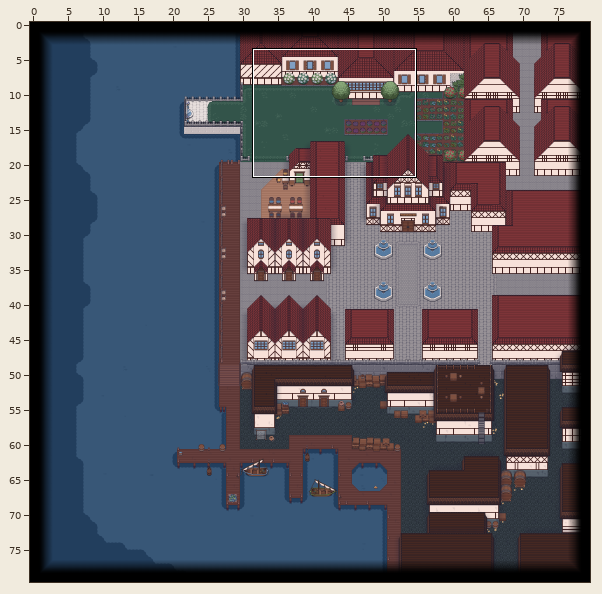
Tiled map (JSON) -- office.tmj. The first picture is a wide view before the edit; the outline marks the close-up.
Close-up. First the earlier version:
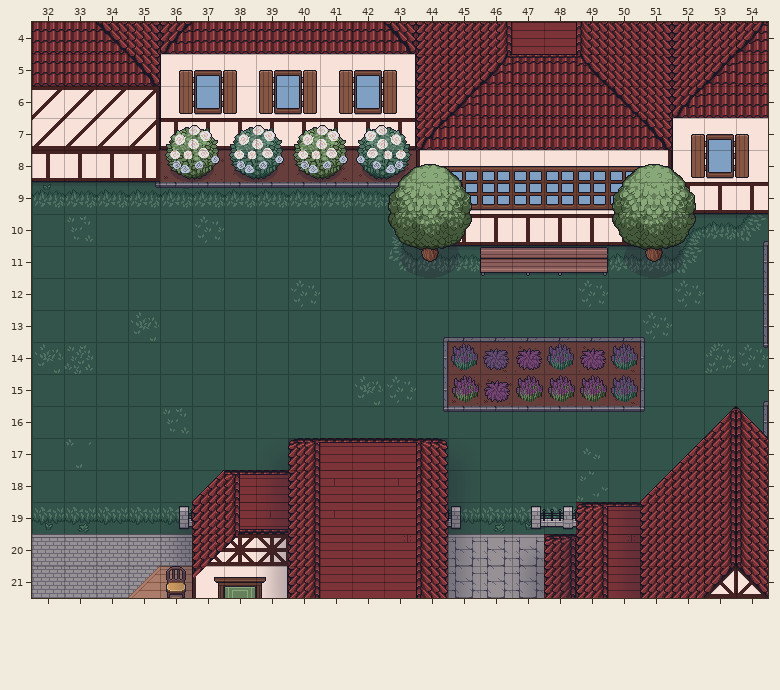
Cells are 32x32 px. Shown: x 32..54, y 4..21. The commit also changed other parts of the map, which this record leaves out. Tiles whose own drawing changed are shown in their newer look in all pictures.
Once edited:
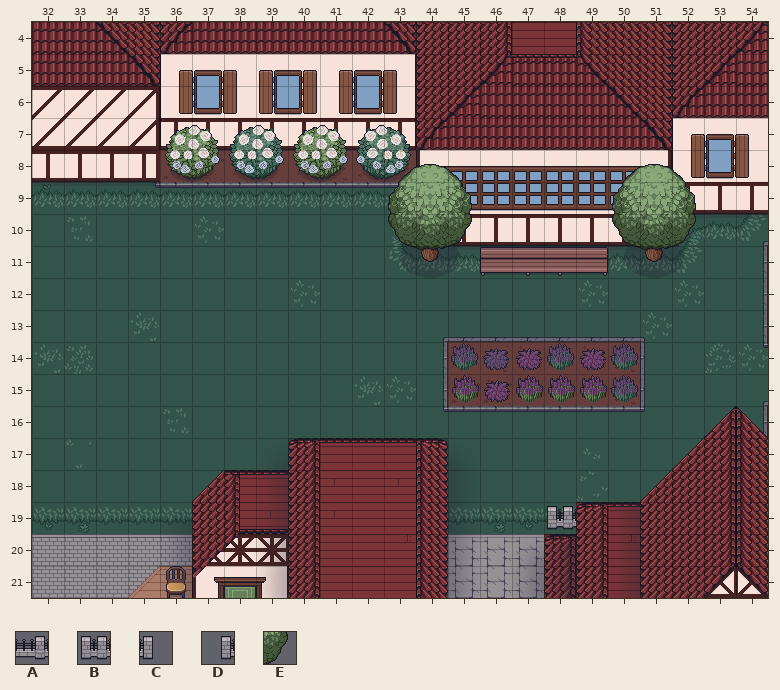
Key: from "ShipsLandingTilesheet": A 11295 flipped left-right, B 11297 flipped left-right, C 11299, D 11299 flipped left-right, E 14998.
_ is an empty cell, . an unchanged one.
Tiles of an added or newly shown layer are drawn over the layers below it.
Edits made:
--- layer "Deco/Garden/WallsHedges"
@@ x 36..48 @@
-19 D........C.DA
+19 _........_._B
--- layer "above/Fore" (added)
@@ x 52..52 @@
-10 _
+10 E
Pixel boxes of the changes (left, top, right, bottom) in both close-ups:
added: (672, 214, 694, 246)
removed: (179, 506, 192, 530)
removed: (448, 506, 461, 530)
changed: (531, 506, 558, 530)
